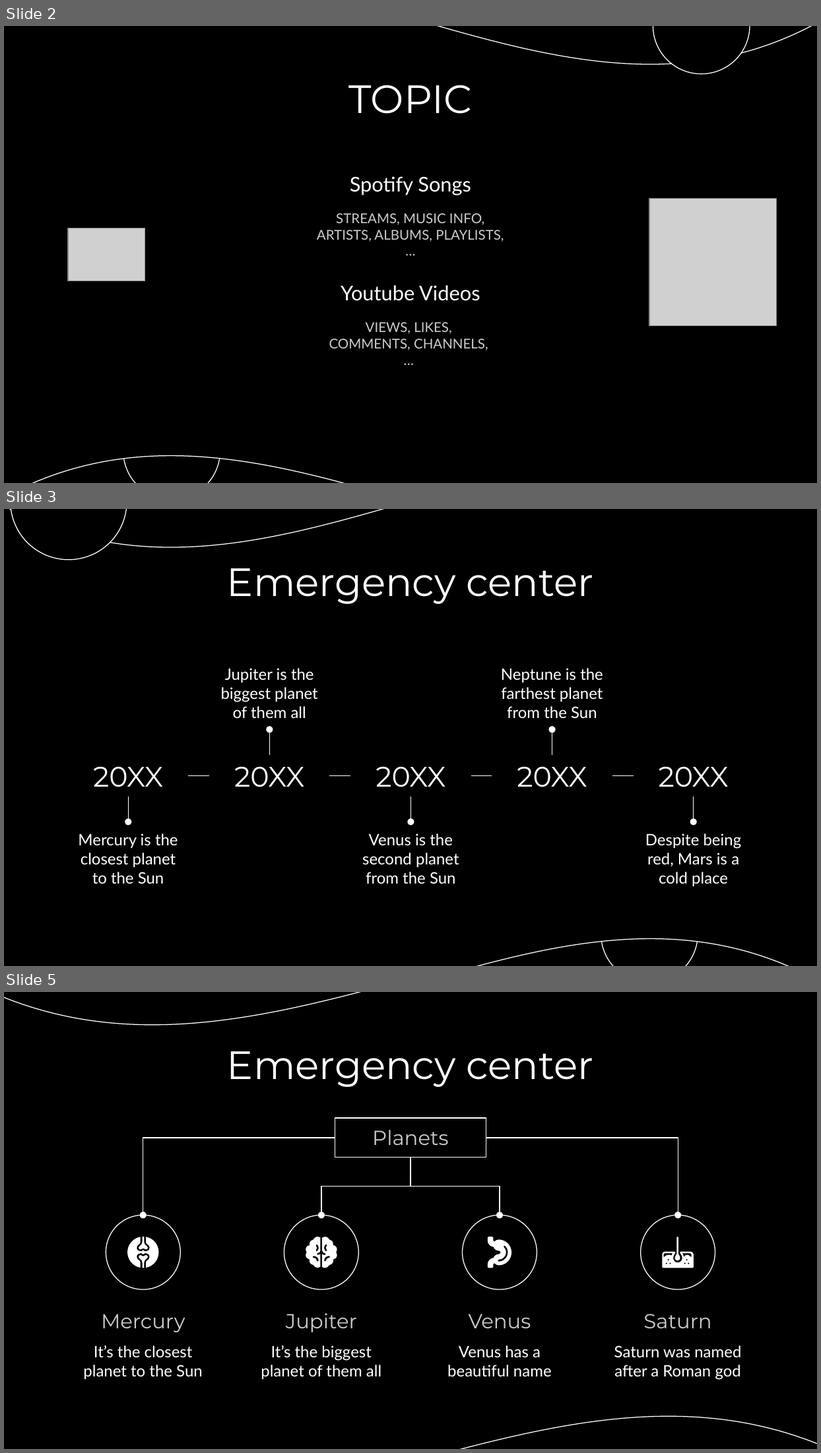
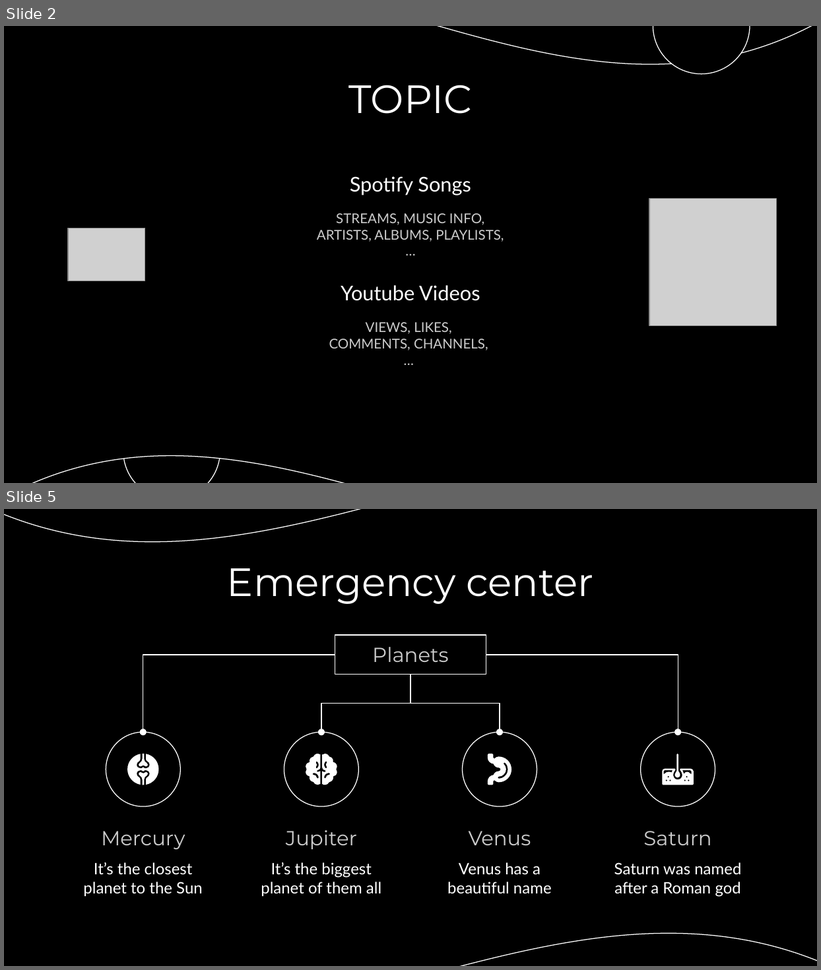
Before and after one commit to GianlucaAntolini/FRANGI_DB2, a slide deck: Presentation/slides.pptx. Shown one above the other, each under a label of ours: slides 2, 3 and 5 before the commit, slides 2 and 5 after it; the slides between them are not shown. The pictures are 821x1453 and 821x970 pixels, drawn with LibreOffice and Linux fonts; fonts in the diff are those of the drawing; grey boxes stand for pictures. Boxes give left, top, right and bottom in pixels: in the first picture for what was removed or moved away, otherwise in the second. Text is boxed around its words. In the diff, an @@ line names an element or a change of style, - is before the commit and + after.

```diff
--- a/Presentation/slides.pptx
+++ b/Presentation/slides.pptx
@@ slide 3 removed at bbox=[4, 509, 817, 966], background #000000 @@
@@ wave removed at bbox=[4, 509, 817, 966] @@
@@ ellipse removed at bbox=[11, 509, 127, 559] @@
@@ title removed at bbox=[227, 568, 593, 604] @@
-Emergency center
@@ text removed at bbox=[221, 668, 318, 718] @@
-Jupiter is the biggest planet of them all
@@ text removed at bbox=[501, 668, 603, 719] @@
-Neptune is the farthest planet from the Sun
@@ arrow removed from (270, 755) to (270, 729) @@
@@ arrow removed from (552, 755) to (552, 729) @@
@@ text removed at bbox=[93, 766, 163, 788] @@
-20XX
@@ line removed from (189, 776) to (210, 776) @@
@@ text removed at bbox=[234, 766, 304, 788] @@
-20XX
@@ line removed from (330, 776) to (350, 776) @@
@@ text removed at bbox=[376, 766, 446, 788] @@
-20XX
@@ line removed from (471, 776) to (492, 776) @@
@@ text removed at bbox=[517, 766, 587, 788] @@
-20XX
@@ line removed from (613, 776) to (634, 776) @@
@@ text removed at bbox=[659, 766, 729, 788] @@
-20XX
@@ arrow removed from (128, 797) to (128, 822) @@
@@ arrow removed from (411, 797) to (411, 822) @@
@@ arrow removed from (694, 797) to (694, 822) @@
@@ text removed at bbox=[78, 834, 178, 884] @@
-Mercury is the closest planet to the Sun
@@ text removed at bbox=[362, 834, 459, 885] @@
-Venus is the second planet from the Sun
@@ text removed at bbox=[646, 834, 742, 887] @@
-Despite being red, Mars is a cold place
@@ ellipse removed at bbox=[601, 887, 698, 966] @@
```
Also in this commit, not shown: 1 slide changed, 1 slide added, 1 other file.
